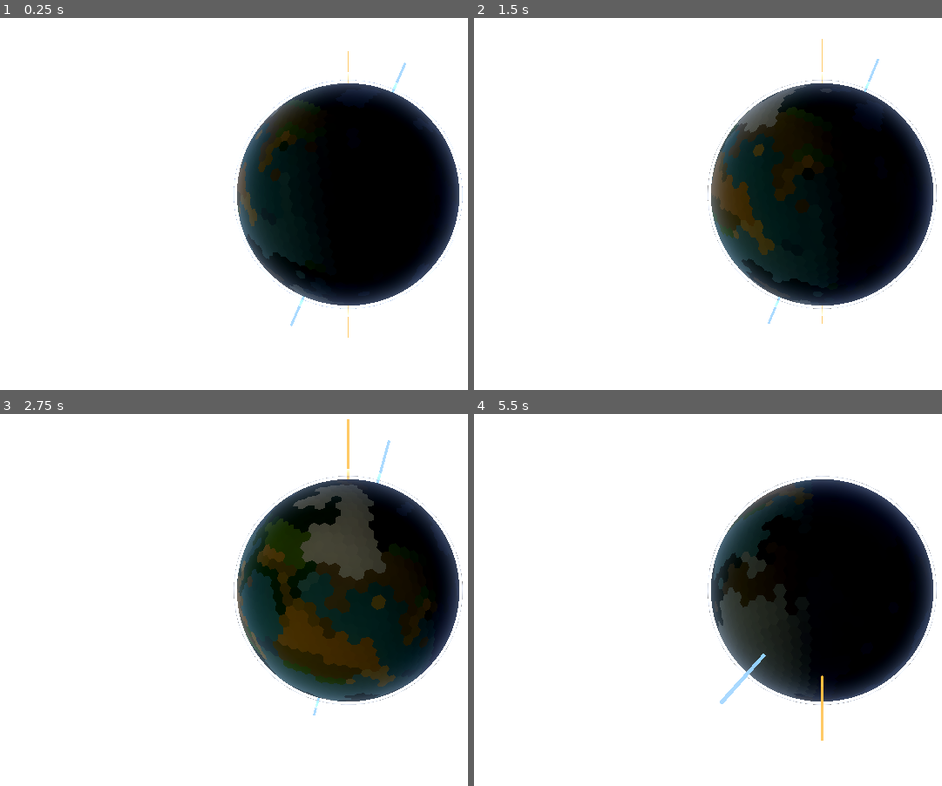
Above: before the commit, frames 1-4 (two rows, left to right).
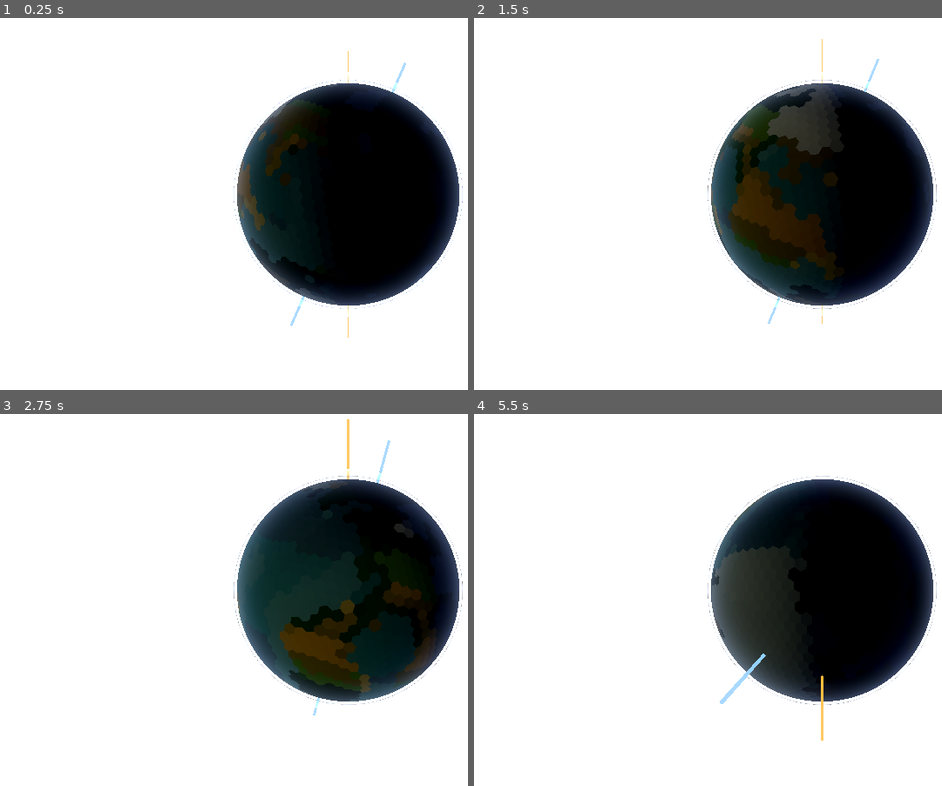
Above: after the commit, the same moments.

Repository: Halfwhit/hex-planet-gen
Game: Godot game, scene res://scenes/Main.tscn
Two runs of this game, one before a commit and one after it. Both use one fixed random seed, a clock stepped at 60 frames per second and the inputs below.
Inputs (mouse positions are in pixels of both pictures, inside the frame that each line leads up to):
- Up to frame 1 (0.25 s): no input
- Up to frame 2 (1.5 s): tap Enter at 0.5 s; move the mouse to (outside the picture) at 0.52 s; tap E at 0.6 s; click (outside the picture) at 0.67 s; drag from (684, 215) to (787, 270) at 1.27 s
- Up to frame 3 (2.75 s): move the mouse to (416, 503) at 2.02 s; tap E at 2.1 s; click (416, 503) at 2.17 s
- Up to frame 4 (5.5 s): drag from (787, 666) to (614, 533) at 2.77 s; move the mouse to (outside the picture) at 3.52 s; tap E at 3.6, 5.1 s; click (outside the picture) at 3.67 s; drag from (614, 533) to (717, 492) at 4.27 s; move the mouse to (857, 588) at 5.02 s; click (857, 588) at 5.17 s

The runs differ from the first frame. In frame 1, 0.8% of the frame differs, in the area x 50-94%, y 17-75%; in frame 2, 7.0%; in frame 3, 10%, in the area x 50-99%, y 18-78%; in frame 4, 2.2%.

Commit message:
Tie planet spin to orbital speed via days_per_orbit
- Add days_per_orbit export (default 8): planet makes 8 spins per orbit
- rotation_speed_rad = sun_orbit_speed * days_per_orbit, derived in
  _ready() so spin and orbit are always in sync
- Cache Sun node as _sun to avoid get_node_or_null every frame
- rotation_speed export kept as fallback when no Sun node is present

Co-Authored-By: Claude Sonnet 4.6 <noreply@anthropic.com>

Diff:
--- a/scripts/Main.gd
+++ b/scripts/Main.gd
@@ -42,8 +42,10 @@
 @export_group("Rotation")
 ## Tilt of the planet's spin axis in degrees relative to world Y.
 @export var axial_tilt: float = 23.5
-## Planet spin speed in degrees per second.
+## Planet spin speed in degrees per second (used only when no Sun node is present).
 @export var rotation_speed: float = 4.0
+## Number of planet rotations per full orbit around the sun.
+@export var days_per_orbit: int = 8
 
 @export_group("Occupation")
 ## Number of rings shown in the local map AND the minimum spacing between
@@ -71,6 +73,7 @@
 @export var debug_plates: bool = false
 
 var _planet_pivot: Node3D = null
+var _sun: Sun = null
 var _current_lod: int = 0
 var _lod_meshes: Array[ArrayMesh] = []
 var _lod_cells: Array = []
@@ -92,7 +95,11 @@
 func _ready() -> void:
 	if Engine.is_editor_hint():
 		return
-	_rotation_speed_rad = deg_to_rad(rotation_speed)
+	_sun = get_node_or_null("Sun") as Sun
+	if _sun:
+		_rotation_speed_rad = deg_to_rad(_sun.sun_orbit_speed * float(days_per_orbit))
+	else:
+		_rotation_speed_rad = deg_to_rad(rotation_speed)
 
 	# All planet visuals (mesh, atmosphere, axis lines) are children of this
 	# pivot so that a single position update moves everything in sync.
@@ -105,9 +112,8 @@
 	_orbit_camera.position = Vector3.ZERO
 	# Set initial pivot position so the planet starts at orbital distance
 	# rather than at the sun's position (world origin).
-	var sun_node: Sun = get_node_or_null("Sun") as Sun
-	if sun_node:
-		_planet_pivot.position = sun_node.get_planet_position()
+	if _sun != null:
+		_planet_pivot.position = _sun.get_planet_position()
 
 	# Pre-tilt the planet mesh so its local Y axis (= the planet's north pole)
 	# points in the intended world-space direction.  All subsequent behaviour —
@@ -158,10 +164,8 @@
 		_orbit_camera.set_angles_from_dir((planet_basis * _lock_cell_local).normalized())
 
 	# Move the planet pivot to orbit the sun.
-	if _planet_pivot != null:
-		var sun_node: Sun = get_node_or_null("Sun") as Sun
-		if sun_node:
-			_planet_pivot.position = sun_node.get_planet_position()
+	if _planet_pivot != null and _sun != null:
+		_planet_pivot.position = _sun.get_planet_position()
 
 
 func _editor_generate() -> void:
